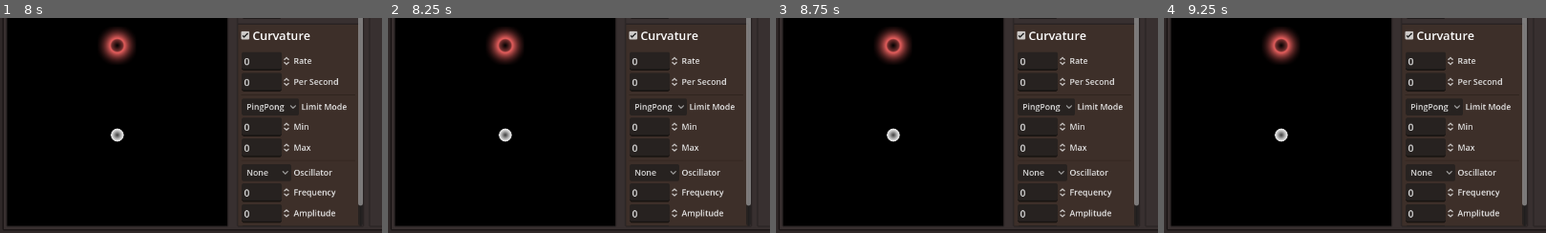
Above: before the commit, frames 1-4 (left to right).
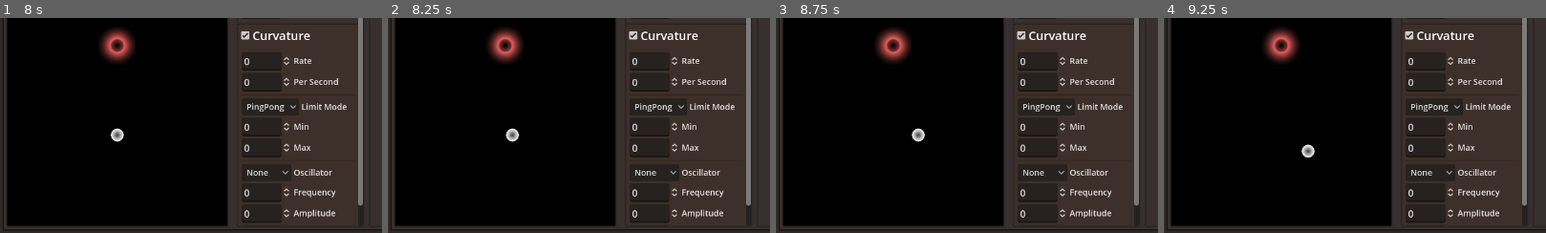
Above: after the commit, the same moments.

Repository: Roboolet/danmacurate
Game: Godot game, scene res://scenes/main.tscn
Two runs of this game, one before a commit and one after it. Both use one fixed random seed, a clock stepped at 60 frames per second and the inputs below.
Inputs:
- Up to frame 1 (8 s): click "Create new" at 0.5 s; click "Create new" at 1.25 s; click "Loop" at 2 s; click "Default" at 2.75 s; click "Static" at 3.5 s; click "Curvature" at 4.25 s; click "Ignore" at 5 s; click "None" at 5.75 s; click "PingPong" at 6.5 s; click "Reset on edit" at 7.25 s
- Up to frame 2 (8.25 s): hold D (player_move_right, bound only after the commit) from 8.03 s (still down)
- Up to frame 3 (8.75 s): keep holding D (player_move_right, bound only after the commit)
- Up to frame 4 (9.25 s): release D (player_move_right, bound only after the commit) at 8.78 s; hold S (player_move_down, bound only after the commit) from 8.78 s (still down)
The pictures show only the part of the screen within x 0-50%, y 50-100%; the shares and areas given below are measured in that part.

Frame 1 is identical in both runs. In frame 2, 0.3% of the frame differs, in the area x 28-35%, y 51-58%; in frame 3, 0.4%, in the area x 28-39%, y 51-58%; in frame 4, 0.4%.

Commit message:
Player/target movement with WASD

Diff:
--- a/project.godot
+++ b/project.godot
@@ -20,6 +20,37 @@
 window/size/viewport_width=1280
 window/size/viewport_height=720
 
+[input]
+
+player_move_left={
+"deadzone": 0.5,
+"events": [Object(InputEventKey,"resource_local_to_scene":false,"resource_name":"","device":0,"window_id":0,"alt_pressed":false,"shift_pressed":false,"ctrl_pressed":false,"meta_pressed":false,"pressed":false,"keycode":0,"physical_keycode":65,"key_label":0,"unicode":0,"location":0,"echo":false,"script":null)
+, Object(InputEventKey,"resource_local_to_scene":false,"resource_name":"","device":0,"window_id":0,"alt_pressed":false,"shift_pressed":false,"ctrl_pressed":false,"meta_pressed":false,"pressed":false,"keycode":0,"physical_keycode":4194319,"key_label":0,"unicode":0,"location":0,"echo":false,"script":null)
+, Object(InputEventKey,"resource_local_to_scene":false,"resource_name":"","device":0,"window_id":0,"alt_pressed":false,"shift_pressed":false,"ctrl_pressed":false,"meta_pressed":false,"pressed":false,"keycode":4194319,"physical_keycode":0,"key_label":0,"unicode":0,"location":0,"echo":false,"script":null)
+]
+}
+player_move_right={
+"deadzone": 0.5,
+"events": [Object(InputEventKey,"resource_local_to_scene":false,"resource_name":"","device":-1,"window_id":0,"alt_pressed":false,"shift_pressed":false,"ctrl_pressed":false,"meta_pressed":false,"pressed":false,"keycode":0,"physical_keycode":68,"key_label":0,"unicode":100,"location":0,"echo":false,"script":null)
+, Object(InputEventKey,"resource_local_to_scene":false,"resource_name":"","device":-1,"window_id":0,"alt_pressed":false,"shift_pressed":false,"ctrl_pressed":false,"meta_pressed":false,"pressed":false,"keycode":0,"physical_keycode":4194321,"key_label":0,"unicode":0,"location":0,"echo":false,"script":null)
+, Object(InputEventKey,"resource_local_to_scene":false,"resource_name":"","device":-1,"window_id":0,"alt_pressed":false,"shift_pressed":false,"ctrl_pressed":false,"meta_pressed":false,"pressed":false,"keycode":4194321,"physical_keycode":0,"key_label":0,"unicode":0,"location":0,"echo":false,"script":null)
+]
+}
+player_move_up={
+"deadzone": 0.5,
+"events": [Object(InputEventKey,"resource_local_to_scene":false,"resource_name":"","device":-1,"window_id":0,"alt_pressed":false,"shift_pressed":false,"ctrl_pressed":false,"meta_pressed":false,"pressed":false,"keycode":0,"physical_keycode":87,"key_label":0,"unicode":119,"location":0,"echo":false,"script":null)
+, Object(InputEventKey,"resource_local_to_scene":false,"resource_name":"","device":-1,"window_id":0,"alt_pressed":false,"shift_pressed":false,"ctrl_pressed":false,"meta_pressed":false,"pressed":false,"keycode":0,"physical_keycode":4194320,"key_label":0,"unicode":0,"location":0,"echo":false,"script":null)
+, Object(InputEventKey,"resource_local_to_scene":false,"resource_name":"","device":-1,"window_id":0,"alt_pressed":false,"shift_pressed":false,"ctrl_pressed":false,"meta_pressed":false,"pressed":false,"keycode":4194320,"physical_keycode":0,"key_label":0,"unicode":0,"location":0,"echo":false,"script":null)
+]
+}
+player_move_down={
+"deadzone": 0.5,
+"events": [Object(InputEventKey,"resource_local_to_scene":false,"resource_name":"","device":-1,"window_id":0,"alt_pressed":false,"shift_pressed":false,"ctrl_pressed":false,"meta_pressed":false,"pressed":false,"keycode":0,"physical_keycode":83,"key_label":0,"unicode":115,"location":0,"echo":false,"script":null)
+, Object(InputEventKey,"resource_local_to_scene":false,"resource_name":"","device":-1,"window_id":0,"alt_pressed":false,"shift_pressed":false,"ctrl_pressed":false,"meta_pressed":false,"pressed":false,"keycode":0,"physical_keycode":4194322,"key_label":0,"unicode":0,"location":0,"echo":false,"script":null)
+, Object(InputEventKey,"resource_local_to_scene":false,"resource_name":"","device":-1,"window_id":0,"alt_pressed":false,"shift_pressed":false,"ctrl_pressed":false,"meta_pressed":false,"pressed":false,"keycode":4194322,"physical_keycode":0,"key_label":0,"unicode":0,"location":0,"echo":false,"script":null)
+]
+}
+
 [rendering]
 
 renderer/rendering_method="gl_compatibility"
--- a/scenes/preview_2d.tscn
+++ b/scenes/preview_2d.tscn
@@ -1,4 +1,6 @@
-[gd_scene load_steps=5 format=3 uid="uid://khrdvrunqjgo"]
+[gd_scene load_steps=6 format=3 uid="uid://khrdvrunqjgo"]
+
+[ext_resource type="Script" path="res://scripts/preview_player.gd" id="1_dxb64"]
 
 [sub_resource type="Gradient" id="Gradient_yqlm4"]
 offsets = PackedFloat32Array(0, 0.214286, 0.266234, 0.857143)
@@ -32,3 +34,4 @@
 [node name="Player" type="Sprite2D" parent="."]
 position = Vector2(0, 150)
 texture = SubResource("GradientTexture2D_xrnsu")
+script = ExtResource("1_dxb64")
--- /dev/null
+++ b/scripts/preview_player.gd
@@ -0,0 +1,15 @@
+extends Sprite2D
+
+
+# Called when the node enters the scene tree for the first time.
+func _ready() -> void:
+	pass # Replace with function body.
+
+
+# Called every frame. 'delta' is the elapsed time since the previous frame.
+func _process(delta: float) -> void:
+	var hori:float = Input.get_axis("player_move_left","player_move_right")
+	var veri:float = Input.get_axis("player_move_up", "player_move_down")
+
+	translate(Vector2(hori, veri))
+	pass
